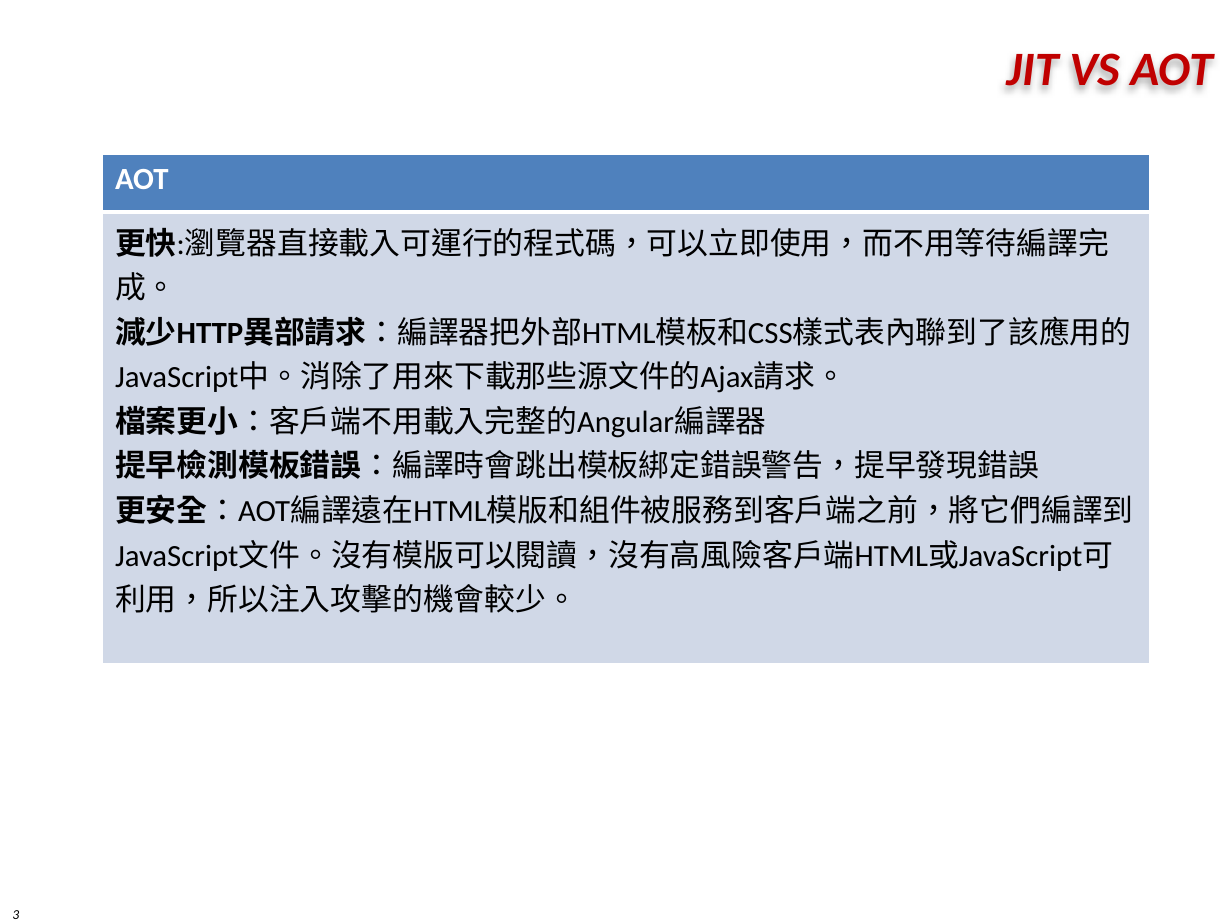
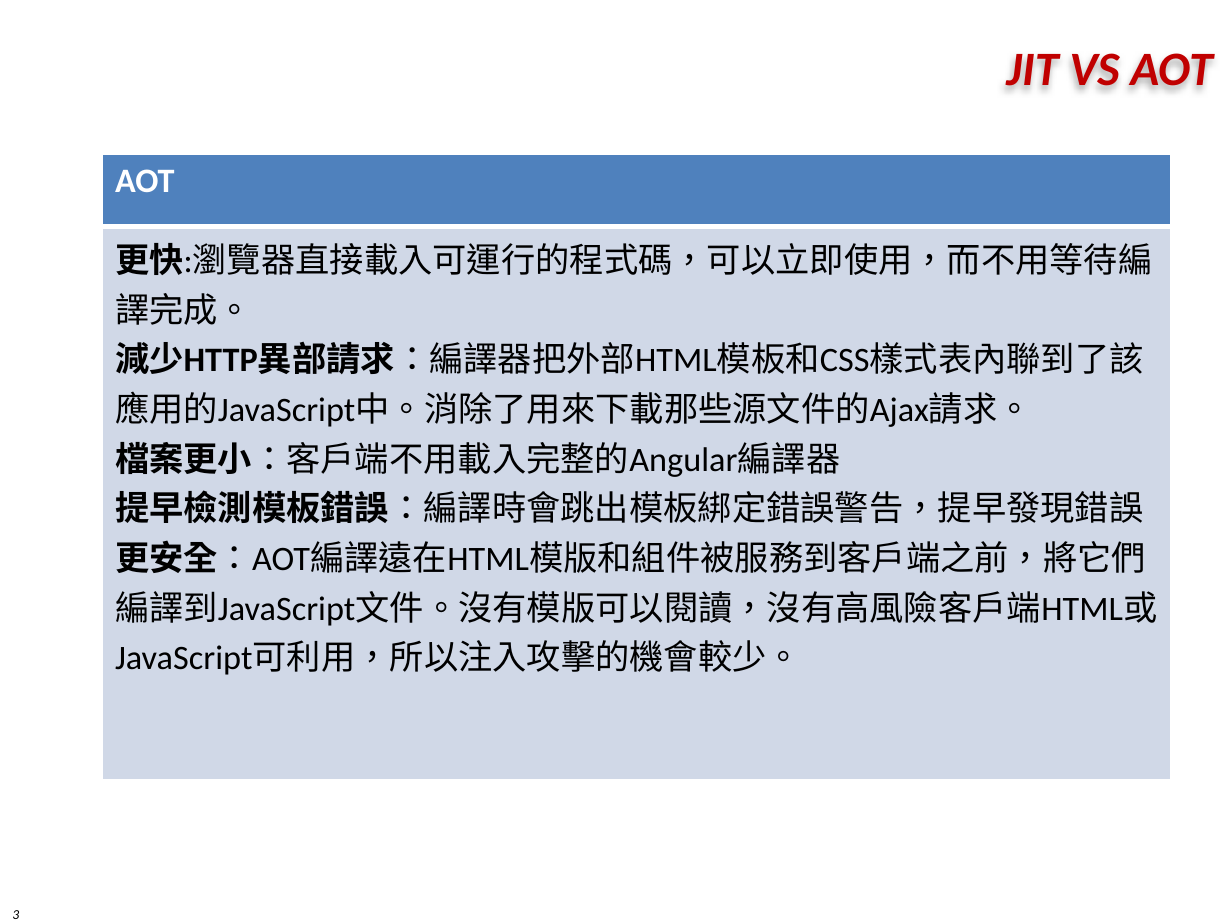
Before and after one commit to markku636/angular8study, a slide deck: slide 3 of ppt/angular_performance.pptx. Drawn at 1232x924 pixels with LibreOffice and Linux fonts; fonts in the diff are those of the drawing; background and template pictures are left out. Boxes give left, top, right and bottom in pixels: in the first picture for what was removed or moved away, otherwise in the second. Text is boxed around its words. In the diff, an @@ line names an element or a change of style, - is before the commit and + after.

```diff
--- a/ppt/angular_performance.pptx
+++ b/ppt/angular_performance.pptx
@@ table at (x1=102, y1=154, x2=1170, y2=780) @@
@@ size 18 to 20 pt @@
@@ table resized from (x1=102, y1=154, x2=1149, y2=657) to (x1=102, y1=154, x2=1170, y2=780) @@
```
Also in this commit, not shown: 1 other slide changed, 18 other files.
